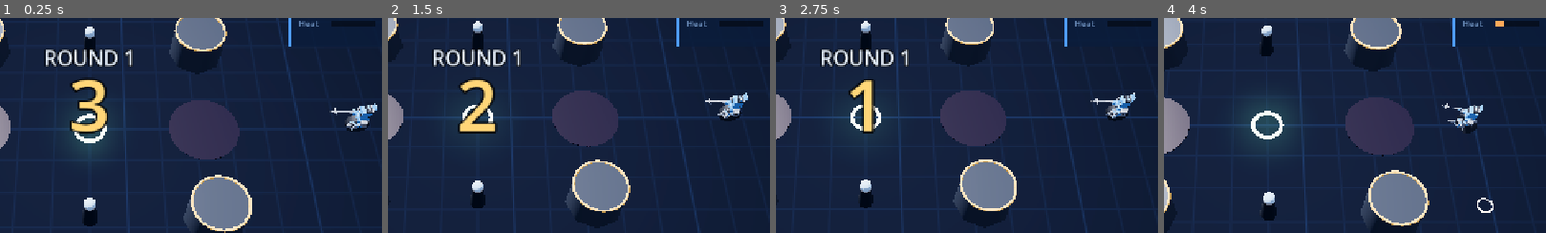
Above: before the commit, frames 1-4 (left to right).
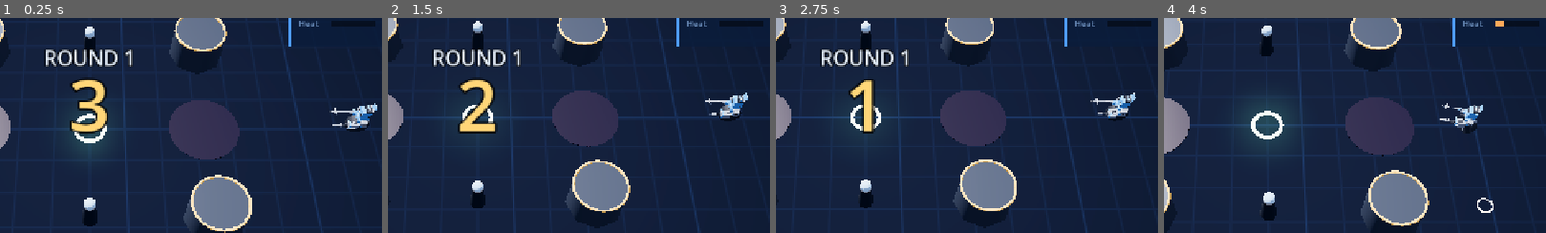
Above: after the commit, the same moments.

Repository: Vegm92/mech-duel
Game: Godot game, scene res://main.tscn
The game is run twice, just before and just after one commit, with the same random seed, the same clock (stepped at 60 frames per second) and the same inputs.
Inputs (mouse positions are % of the whole screen's width and height, from its top left):
- Up to frame 1 (0.25 s): no input
- Up to frame 2 (1.5 s): tap Enter at 0.5 s; move the mouse to (72, 45) at 0.52 s; hold D 0.53-1.28 s; tap Q at 0.6 s; click (72, 45) at 0.67 s; tap Space at 0.77 s; move the mouse to (30, 55) at 1.27 s; hold S from 1.28 s (still down); tap E at 1.35 s
- Up to frame 3 (2.75 s): tap Space at 1.52 s; move the mouse to (60, 28) at 2.02 s; release S at 2.03 s; hold D from 2.03 s (still down); tap R at 2.1 s
- Up to frame 4 (4 s): move the mouse to (45, 70) at 2.77 s; release D at 2.78 s; hold W 2.78-3.53 s; tap Enter at 2.85 s; click (45, 70) at 2.92 s; tap Space at 3.02, 3.77 s; move the mouse to (80, 65) at 3.52 s; hold A from 3.53 s (still down); tap Keypad Enter at 3.6 s
The pictures show only the part of the screen within x 38-88%, y 21-71%; the shares and areas given below are measured in that part.

The runs differ from the first frame. In frame 1, 0.1% of the frame differs, in the area x 87-95%, y 47-53%; in frame 2, 0.1%; in frame 3, 0.1%; in frame 4, 0.1%.

Commit message:
feat(godot): melee swings, weapon trail and dash-swing spin
Melee weapons now animate with the sim's act timing (same curve as
reach() in mechart.js): pull back in wind-up, snap to the hit, hold,
ease back. Three styles: sweep (follow-through = the weapon's arc),
thrust (drill, bunker, fist, whip: level and pointing along the aim,
only sliding back and forward) and the hammer's overhead slam.

The flat slash wedge is replaced by a weapon trail: a fading additive
ribbon sampled along each weapon's edge between ticks, plus a streak
behind thrusts. A dash-swing (the sim's 360 spin hit) turns the torso
one full turn so the trail draws a full ring.

Co-Authored-By: Claude Opus 5.5 <noreply@anthropic.com>

Diff:
--- a/godot/src/mech.gd
+++ b/godot/src/mech.gd
@@ -18,6 +18,10 @@
 const ELBOW := Vector3(0.048, -0.235, 0)
 const FIST := Vector3(0.438, -0.235, 0)
 const MOUNT := {"rivet": "arm", "scatter": "arm", "gatling": "arm", "tesla": "arm", "flamer": "shoulder", "missiles": "shoulder", "mortar": "shoulder"}
+const THRUST := ["drill", "bunker", "fist", "whip"]
+const TRAIL := {"saw": [Vector3(0.85, 0, 0), Vector3(1.28, 0, 0)], "hammer": [Vector3(0.8, 0, 0), Vector3(1.12, 0, 0)], "claws": [Vector3(0.55, 0, 0), Vector3(0.92, -0.06, 0)], "katana": [Vector3(0.8, 0, 0), Vector3(1.47, -0.04, 0)], "bash": [Vector3(0.42, 0, -0.45), Vector3(0.42, 0, 0.45)], "flail": [Vector3(0.95, 0, 0), Vector3(1.42, 0, 0)], "drill": [Vector3(1.3, 0, -0.08), Vector3(1.3, 0, 0.08)], "bunker": [Vector3(1.15, 0, -0.08), Vector3(1.15, 0, 0.08)], "fist": [Vector3(0.66, 0, -0.14), Vector3(0.66, 0, 0.14)], "whip": [Vector3(1.75, 0, -0.06), Vector3(1.75, 0, 0.06)]}
+const TAIL := 1.6
+const TRAIL_LIFE := 0.16
 
 var team := 0
 var body_mat: StandardMaterial3D
@@ -26,7 +30,13 @@
 var torso: Node3D
 var hips: Node3D
 var hands := {}
-var hand_dead := {}
+var held := {}
+var shown := {}
+var trail: MeshInstance3D
+var strokes := []
+var live := {}
+var spun := {}
+var turned := {}
 var legs_kind := ""
 var swing := []
 var spin := []
@@ -194,14 +204,12 @@
 		fore.visible = mount != "arm"
 		var w := weapon_node(lo[hand], gun_mats)
 		w.position = ELBOW if mount == "arm" else (Vector3(0, 0.15, side * 0.02) if mount == "shoulder" else FIST)
-		if Sim.WEAPONS[lo[hand]].kind == "melee":
-			w.rotation = Vector3(0, -side * 0.5, 0.6)
 		p.add_child(w)
 		for c in w.get_children():
 			if c.has_meta("spin"):
 				spin.append(c)
 		hands[hand] = p
-		hand_dead[hand] = false
+		held[hand] = w
 	shield = Node3D.new()
 	add_child(shield)
 	shield_mesh = add(shield, box(Vector3(0.12, 1.4, 2.3)), glow(Color8(120, 190, 255), 2.5, 0.55), Vector3(1.25, 1.05, 0))
@@ -225,6 +233,20 @@
 	smoke.material_override = mat(Color(0.12, 0.12, 0.14, 0.6), 0.0, 0.0, 1.0)
 	smoke.position = Vector3(0, 1.2, 0)
 	add_child(smoke)
+	var tm := StandardMaterial3D.new()
+	tm.shading_mode = BaseMaterial3D.SHADING_MODE_UNSHADED
+	tm.vertex_color_use_as_albedo = true
+	tm.transparency = BaseMaterial3D.TRANSPARENCY_ALPHA
+	tm.blend_mode = BaseMaterial3D.BLEND_MODE_ADD
+	tm.cull_mode = BaseMaterial3D.CULL_DISABLED
+	tm.albedo_color = Color(1.3, 1.3, 1.3)
+	trail = MeshInstance3D.new()
+	trail.mesh = ImmediateMesh.new()
+	trail.material_override = tm
+	trail.top_level = true
+	trail.cast_shadow = GeometryInstance3D.SHADOW_CASTING_SETTING_OFF
+	trail.physics_interpolation_mode = Node.PHYSICS_INTERPOLATION_MODE_OFF
+	add_child(trail)
 
 
 func build_legs(kind: String, joint: Material, trim: Material) -> void:
@@ -314,11 +336,26 @@
 		aim_line.scale = Vector3(length, 1.0, 0.25 + 1.2 * p)
 		aim_line.position = Vector3(length / 2.0 + Sim.MECH_R, 1.08, 0)
 		aim_line.transparency = 0.8 - 0.6 * p
+	if fresh:
+		strokes.clear()
+		live.clear()
 	for hand in Sim.HANDS:
-		var j := Sim.jammed(m, Sim.ARM_OF[hand])
-		if j != hand_dead[hand]:
-			hand_dead[hand] = j
-			hands[hand].rotation.z = -0.55 if j else 0.0
+		var key: String = m.loadout[hand]
+		var r := reach(m, hand)
+		var prev: float = shown.get(hand, 0.0)
+		var cur := r if r <= prev else lerpf(prev, r, 0.6)
+		shown[hand] = cur
+		var droop := -0.55 if Sim.jammed(m, Sim.ARM_OF[hand]) else 0.0
+		var turn := spin_of(m, hand)
+		var turn0: float = turned.get(hand, 0.0)
+		turned[hand] = turn
+		pose(hand, key, cur, droop)
+		torso.rotation.y += turn
+		if TRAIL.has(key) and cur > -0.3 and (cur > prev + 0.01 or absf(turn) > absf(turn0) + 0.001 or (key in THRUST and r >= 1.0)):
+			streak(hand, key, maxf(prev, -0.3), cur, turn0 if absf(turn) >= absf(turn0) else turn, turn, droop, -m.aim, dt)
+		else:
+			live.erase(hand)
+	draw_trail(dt)
 	var flash := 0.0
 	if m.stagger > 0 and (tick / 3) % 2 == 0:
 		flash = 0.9
@@ -337,3 +374,105 @@
 		gem_mat.emission_energy_multiplier = 0.0
 	if fresh and is_inside_tree():
 		reset_physics_interpolation()
+
+
+static func reach(m: Dictionary, hand: String) -> float:
+	var a = m.act
+	if a == null or a.k != hand:
+		return 0.0
+	if a.ph == "rec":
+		return minf(1.0, a.t / (Sim.recovery_of(m, hand) * 0.55))
+	var full: float = Sim.WEAPONS[m.loadout[hand]].gap if a.ph == "combo" else Sim.windup_of(m, hand)
+	return -clampf(1.0 - a.t / full, 0.0, 1.0)
+
+
+func pose(hand: String, key: String, r: float, droop: float) -> void:
+	var p: Node3D = hands[hand]
+	if Sim.WEAPONS[key].kind != "melee":
+		p.rotation = Vector3(0, 0, droop)
+		return
+	var q := pose_of(hand, key, r, droop)
+	p.rotation = q[0]
+	p.position.x = q[1]
+	held[hand].rotation = q[2]
+	torso.rotation.y += q[3]
+
+
+func spin_of(m: Dictionary, hand: String) -> float:
+	var a = m.act
+	if a == null or a.k != hand:
+		return 0.0
+	if a.ph == "wind":
+		spun[hand] = a.get("follow", false) and Sim.WEAPONS[m.loadout[hand]].kind == "melee"
+	if a.ph != "rec" or not spun.get(hand, false):
+		return 0.0
+	return (-1.0 if hand == "left" else 1.0) * TAU * clampf((1.0 - a.t / Sim.recovery_of(m, hand)) / 0.5, 0.0, 1.0)
+
+
+func streak(hand: String, key: String, r0: float, r1: float, sp0: float, sp1: float, droop: float, yaw: float, dt: float) -> void:
+	var spinning := sp1 != 0.0
+	var thrust := key in THRUST and not spinning
+	var edge: Array = TRAIL[key]
+	if key in THRUST and spinning:
+		edge = [Vector3(edge[0].x - 0.5, 0, 0), Vector3(edge[0].x, 0, 0)]
+		if live.has(hand) and not live[hand].spin:
+			live.erase(hand)
+	var fresh_stroke := not live.has(hand)
+	if fresh_stroke:
+		live[hand] = {"pts": [], "soft": 1.0 if thrust else 0.0, "spin": spinning}
+		strokes.append(live[hand])
+	var s := -1.0 if hand == "left" else 1.0
+	var n := maxi(1, maxi(ceili(absf(r1 - r0) / 0.08), ceili(absf(sp1 - sp0) / 0.2)))
+	for i in range(0 if fresh_stroke else 1, n + 1):
+		var t := float(i) / n
+		var q := pose_of(hand, key, lerpf(r0, r1, t), droop)
+		var tf := global_transform * Transform3D(Basis.from_euler(Vector3(0, yaw + q[3] + lerpf(sp0, sp1, t), 0))) * Transform3D(Basis.from_euler(q[0]), Vector3(q[1], 1.32, s * 0.41)) * Transform3D(Basis.from_euler(q[2]), FIST)
+		if thrust and i == 0:
+			live[hand].pts.append([tf * (edge[0] - Vector3(TAIL, 0, 0)), tf * (edge[1] - Vector3(TAIL, 0, 0)), TRAIL_LIFE * 0.5])
+		live[hand].pts.append([tf * edge[0], tf * edge[1], dt * (n - i) / n])
+
+
+func draw_trail(dt: float) -> void:
+	var im: ImmediateMesh = trail.mesh
+	im.clear_surfaces()
+	var c: Color = TEAM_LIGHT[team]
+	var hot := c.lerp(Color.WHITE, 0.6)
+	for st in strokes:
+		for pt in st.pts:
+			pt[2] += dt
+		while not st.pts.is_empty() and st.pts[0][2] > TRAIL_LIFE:
+			st.pts.pop_front()
+		if st.pts.size() < 2:
+			continue
+		im.surface_begin(Mesh.PRIMITIVE_TRIANGLE_STRIP)
+		for pt in st.pts:
+			var a: float = 1.0 - pt[2] / TRAIL_LIFE
+			im.surface_set_color(Color(c, a * st.soft))
+			im.surface_add_vertex(pt[0])
+			im.surface_set_color(Color(hot, a))
+			im.surface_add_vertex(pt[1])
+		im.surface_end()
+	strokes = strokes.filter(func(st): return not st.pts.is_empty())
+
+
+func pose_of(hand: String, key: String, r: float, droop: float) -> Array:
+	var back := r < 0
+	if key in THRUST:
+		return [Vector3(0, 0, droop), r * (0.14 if back else 0.32), Vector3.ZERO, 0.0]
+	var s := -1.0 if hand == "left" else 1.0
+	var arm: Vector3
+	var x: float
+	var tool: Vector3
+	var twist: float
+	if key == "hammer":
+		arm = Vector3(0, -0.2 * s, 0.5) if back else Vector3(0, 0.2 * s, -0.25)
+		x = -0.05 if back else 0.15
+		tool = Vector3(0, -0.2 * s, 1.5) if back else Vector3(0, 0.2 * s, -0.6)
+		twist = 0.1
+	else:
+		arm = Vector3(0, -0.6 * s, 0.1) if back else Vector3(0, 0.45 * s, -0.05)
+		x = -0.05 if back else 0.12
+		tool = Vector3(0, -1.2 * s, 0.9) if back else Vector3(0, Sim.WEAPONS[key].arc * 0.5 * s, 0.05)
+		twist = 0.3
+	var k := absf(r)
+	return [arm * k + Vector3(0, 0, droop), x * k, Vector3(0, -s * 0.5, 0.6).lerp(tool, k), twist * s * r]
--- a/godot/src/view.gd
+++ b/godot/src/view.gd
@@ -572,24 +572,6 @@
 	fx_node(mi, secs, 1.6 if flat else 2.8)
 
 
-func slash(state: Dictionary, f: Dictionary) -> void:
-	var st := SurfaceTool.new()
-	st.begin(Mesh.PRIMITIVE_TRIANGLES)
-	var r0 := 0.7
-	var r1: float = f.range + Sim.MECH_R
-	var n := 16
-	for i in n:
-		var a0: float = f.a - f.arc + 2.0 * f.arc * i / n
-		var a1: float = f.a - f.arc + 2.0 * f.arc * (i + 1) / n
-		var p0 := Vector3(cos(a0), 0, sin(a0))
-		var p1 := Vector3(cos(a1), 0, sin(a1))
-		for v in [p0 * r0, p0 * r1, p1 * r1, p0 * r0, p1 * r1, p1 * r0]:
-			st.add_vertex(v)
-	var c: Color = Mech.TEAM_LIGHT[team_of(state, f.id)]
-	var mi := one(st.commit(), Mech.glow(c, 3.0, 0.55), Vector3(f.x, 1.0, f.y))
-	fx_node(mi, 0.2)
-
-
 func spawn(state: Dictionary, f: Dictionary) -> void:
 	var p := Vector3(f.get("x", 0.0), 1.0, f.get("y", 0.0))
 	var ground := Vector3(p.x, 0.08, p.z)
@@ -607,8 +589,6 @@
 			shake = maxf(shake, 0.6 if big else 0.2)
 		"muzzle":
 			fx_node(one(Mech.ball(0.22, 8), Mech.glow(Mech.TEAM_LIGHT[team_of(state, f.id)], 4.0), Vector3(p.x, 1.05, p.z)), 0.09, 1.8)
-		"slash":
-			slash(state, f)
 		"zap":
 			var c := Color8(255, 80, 120) if f.kind == "laser" else Color8(170, 210, 255)
 			beam(f.x1, f.y1, f.x2, f.y2, 0.35 if f.kind == "laser" else 0.22, c, 0.16, 7.0)
Not shown, changed: CLAUDE.md
